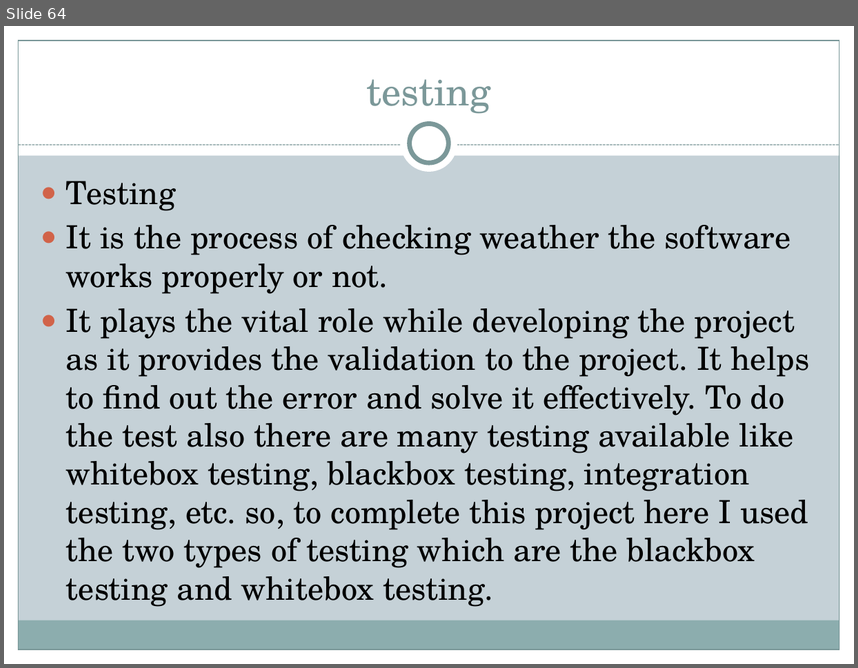
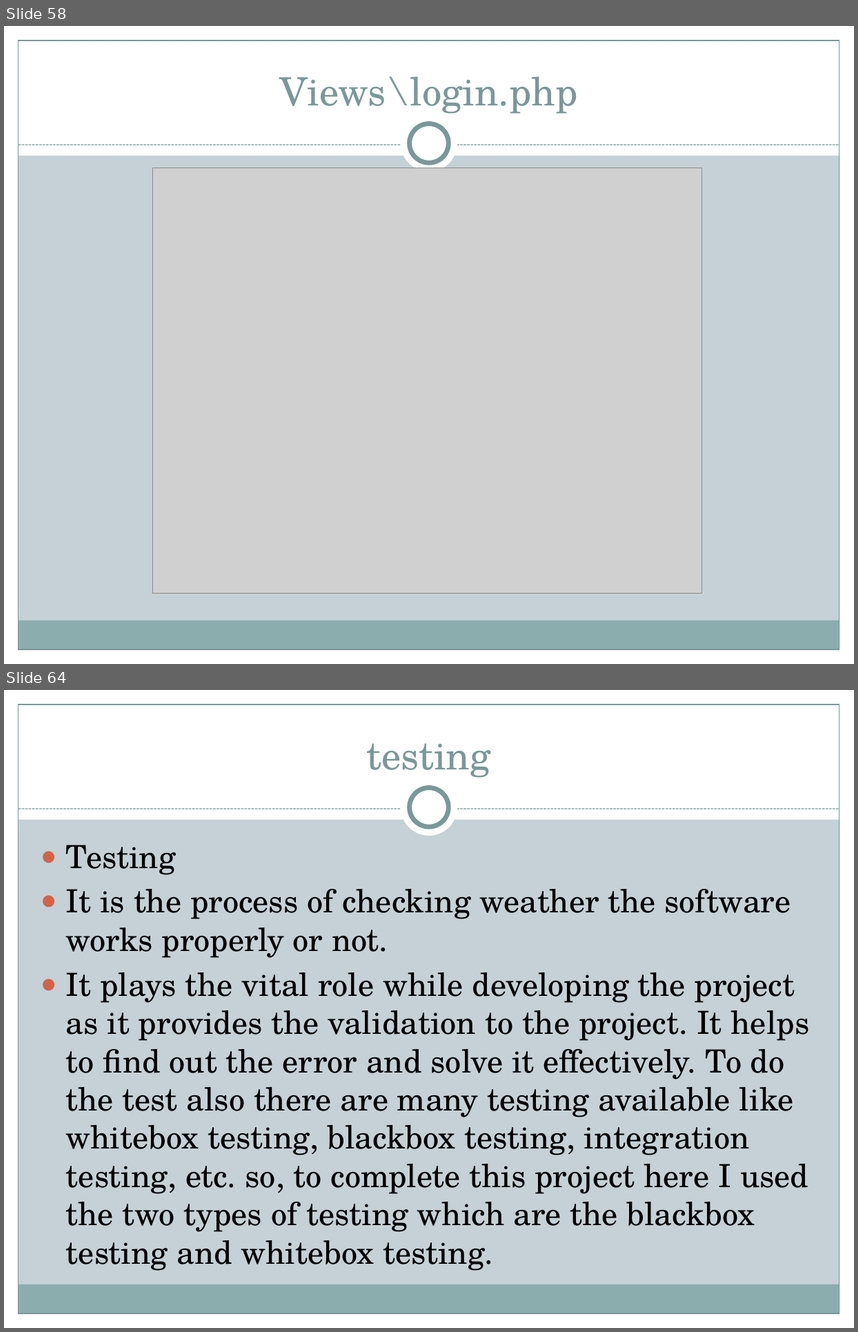
Before and after one commit to mandiratamang/SMS, a slide deck: implementation/pp of sms.pptx. Shown one above the other, each under a label of ours: slide 64 before the commit, slides 58 and 64 after it; the slides between them are not shown. The pictures are 858x668 and 858x1332 pixels, drawn with LibreOffice and Linux fonts; fonts in the diff are those of the drawing; grey boxes stand for pictures. Boxes give left, top, right and bottom in pixels: in the first picture for what was removed or moved away, otherwise in the second. Text is boxed around its words. In the diff, an @@ line names an element or a change of style, - is before the commit and + after.

```diff
--- a/implementation/pp of sms.pptx
+++ b/implementation/pp of sms.pptx
@@ slide 58 added at (4,26,854,664), background #C5D1D7; not listed: 9 template elements that a slide beside it also shows @@
@@ title added at (279,76,578,114), 33 pt, text #7C999A @@
+Views\login.php
@@ picture added at (153,168,702,593) @@
```
Also in this commit, not shown: 18 slides changed, 11 other slides added, 12 slides removed, 8 other files.
